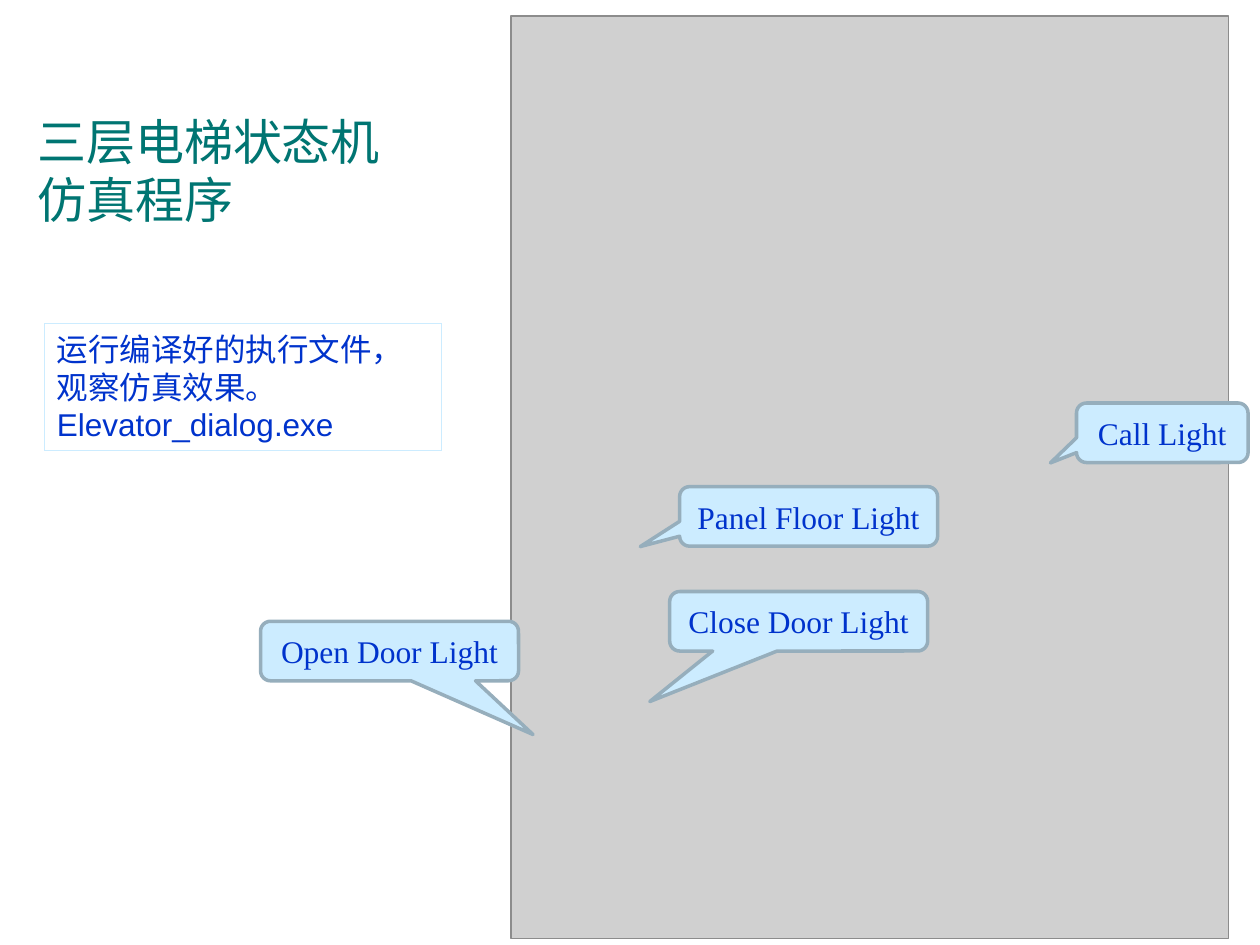
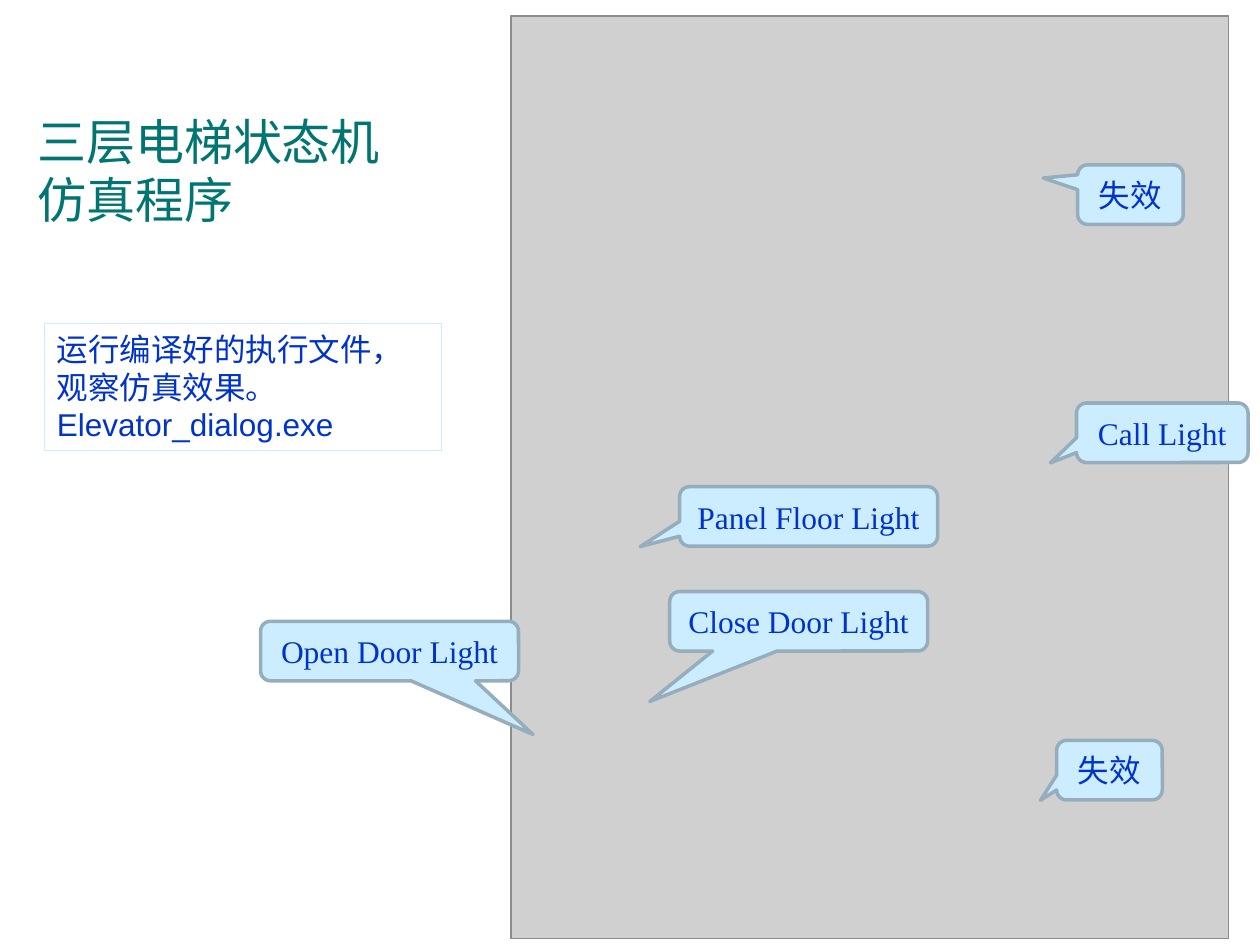
Before and after one commit to jtrfid/C-Repositories, a slide deck: slide 27 of C语言课程设计/2016/Garage_mfc/状态和状态机.pptx (slide 24 before the commit). Drawn at 1260x945 pixels with LibreOffice and Linux fonts; fonts in the diff are those of the drawing; grey boxes stand for pictures; background and template pictures are left out. Boxes give left, top, right and bottom in pixels: in the first picture for what was removed or moved away, otherwise in the second. Text is boxed around its words. In the diff, an @@ line names an element or a change of style, - is before the commit and + after.

Commit message:
修订状态和状态机.pptx

```diff
--- a/C语言课程设计/2016/Garage_mfc/状态和状态机.pptx
+++ b/C语言课程设计/2016/Garage_mfc/状态和状态机.pptx
@@ rounded speech box added at (1077,165,1183,224), fill #CCECFF, outline #97AFBD 2 pt, 18 pt, text #0033CC @@
+失效
@@ rounded speech box added at (1057,741,1163,800), fill #CCECFF, outline #97AFBD 2 pt, 18 pt, text #0033CC @@
+失效
```
Also in this commit, not shown: 9 other slides changed, 5 slides added, 1 slide removed.
